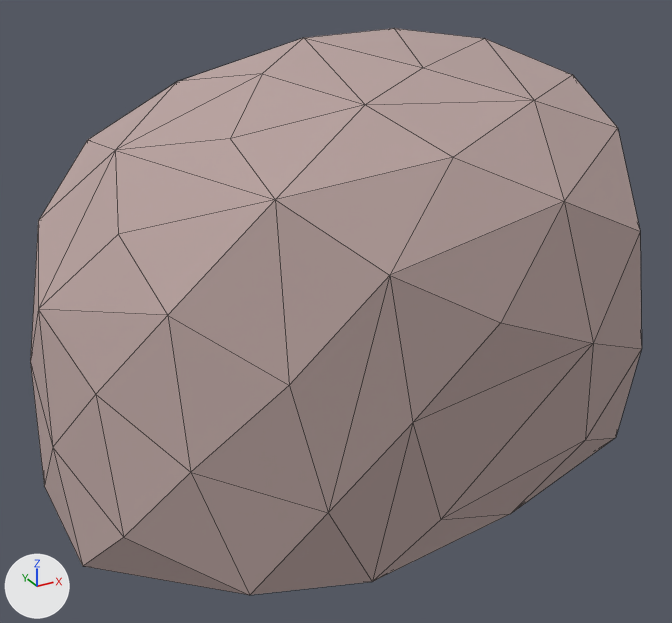
An edit to the glTF model assets/models/rock_a.glb, drawn before and after from the same camera.
Both versions are drawn from a camera (50 mm lens) standing at (-1.3, -2.34, 1.61) and looking at (-0.04, -0.06, 0.46). The lights are fixed; the arrows at lower left show +X, +Y and +Z. The older version comes first. Mesh edges are drawn as thin lines. Where no turn or scale is listed for an object, it has been applied to the vertices. Vertices at exactly the same position are counted once.

In view in the first picture: 'Body'.
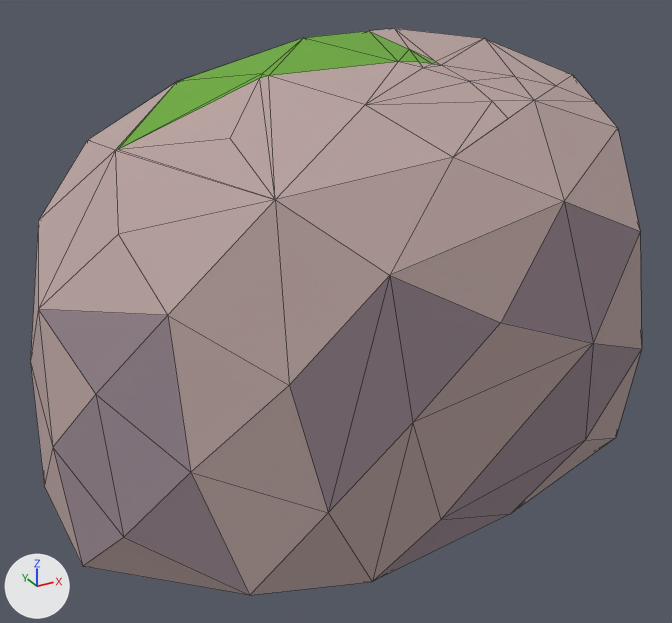
The change, as a diff of the scene's bpy script:
```diff
--- a/assets/models/rock_a.glb.py
+++ b/assets/models/rock_a.glb.py
@@ me_body @@
 # used by ob_body; location = (0.0, 0.0, 0.0)
-me_body.from_pydata(...)  # 72 vertices, 140 faces; spans x -0.95..0.95, y -0.75..0.75, z 0.0..1.25
+me_body.from_pydata(...)  # 91 vertices, 178 faces; spans x -0.95..0.95, y -0.75..0.75, z 0.0..1.25
+# me_body part 1
+# 19 faces are deleted
+# 19 vertices are added at x -0.64..0.7, y -0.48..0.56, z 1.02..1.25
+# 57 new faces join them
+# me_body part 2: 52 kept faces spanning x -0.95..0.95, y -0.75..0.75, z 0.0..1.25 get new vertex colours; the middle colour goes from grey #b8a29f to grey #96858e
 me_body.materials.append(mat_toon)
```

Where the change shows, as pixel boxes (x1, y1, x2, y2) in the pictures (672 x 623 px):
part 1 of me_body, reshaped: (116, 28, 618, 200) in both
part 2 of me_body, recoloured: (39, 38, 641, 594) in both
